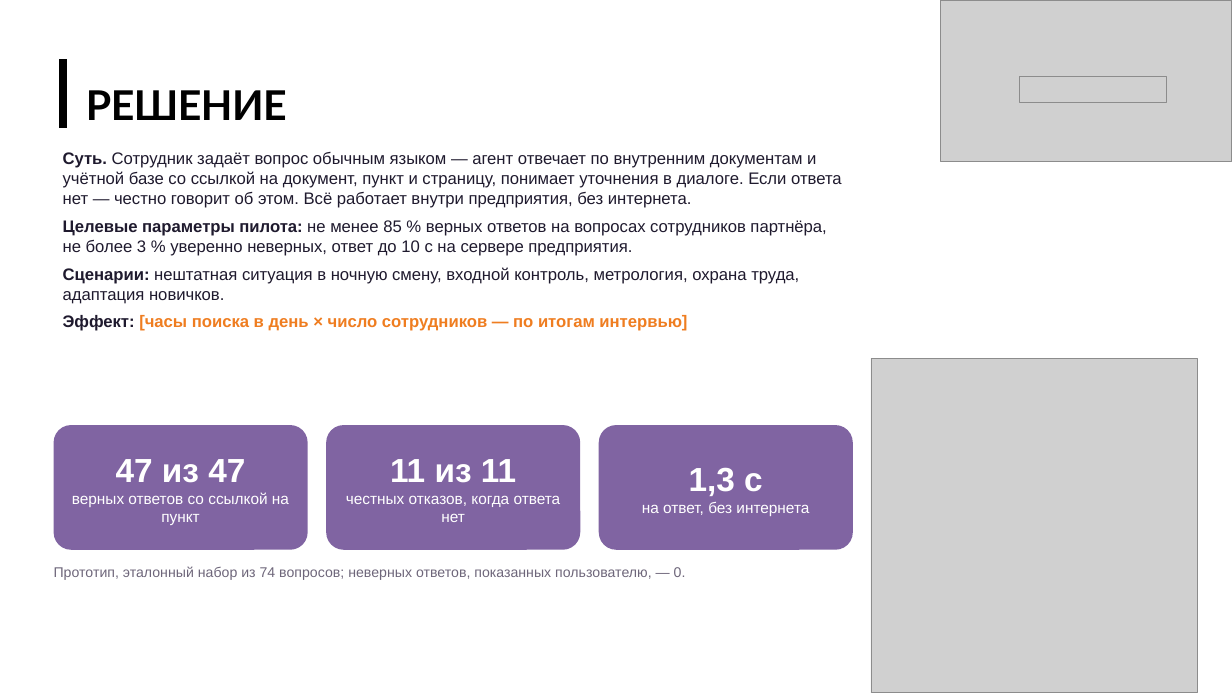
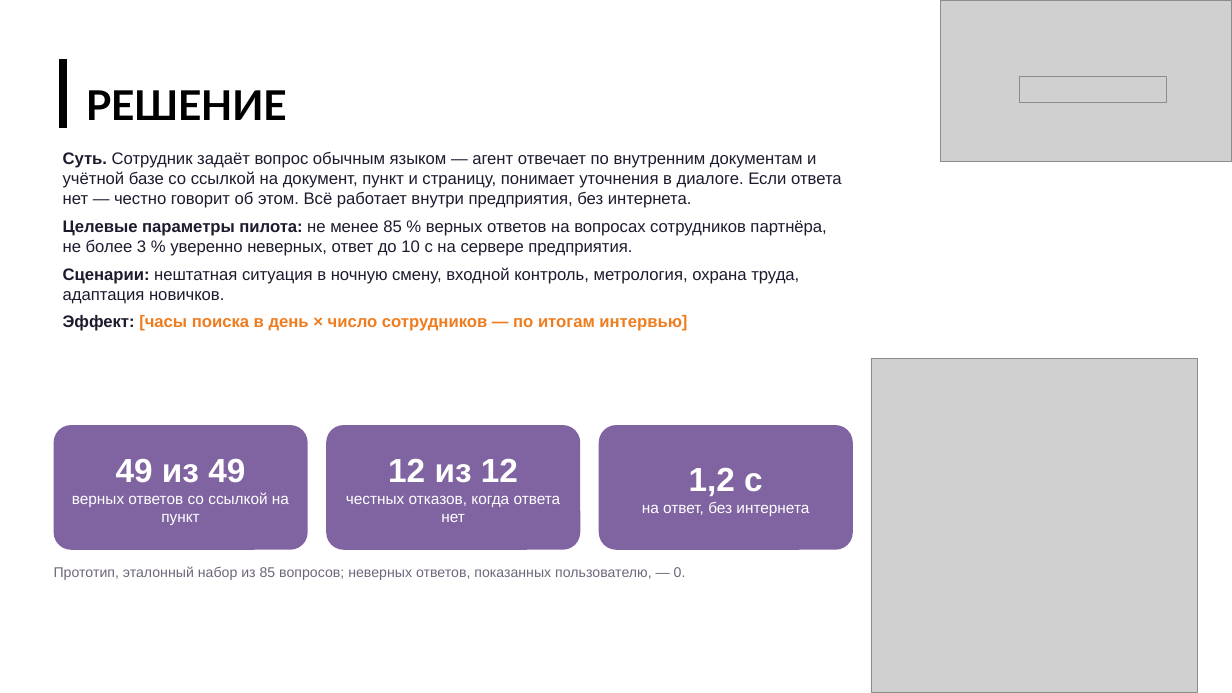
Before and after one commit to imaO0O/acselerator, a slide deck: slide 3 of docs/slides/prezentatsiya_chernovik.pptx. Drawn at 1232x693 pixels with LibreOffice and Linux fonts; fonts in the diff are those of the drawing; grey boxes stand for pictures; background and template pictures are left out. Boxes give left, top, right and bottom in pixels: in the first picture for what was removed or moved away, otherwise in the second. Text is boxed around its words. In the diff, an @@ line names an element or a change of style, - is before the commit and + after.

Commit message:
Пробелы в документации закрываются сами; итоговые прогоны этапа 6
- тема без ответа уходит в «Закрытые пробелы», когда агент начинает на неё отвечать под той же ролью;
  столбец «Ответ есть для ролей» — когда дело в правах доступа, а не в документах
- эталон: сдвиг дат учётной базы считается после каждого ответа (прогон через полночь)
- прогоны: эталон 85 из 85 в трёх режимах (1,2 / 2,3 / 4,4 с), вопросы «с ходу» 38 из 38, повтор без расхождений
- переснятые кадры 09–11, слайд архитектуры, задачи команды

```diff
--- a/docs/slides/prezentatsiya_chernovik.pptx
+++ b/docs/slides/prezentatsiya_chernovik.pptx
@@ text in rounded rectangle at [116, 458, 245, 483]: text changed @@
-47 из 47
+49 из 49
@@ text in rounded rectangle at [388, 458, 518, 483]: text changed @@
-11 из 11
+12 из 12
@@ text in rounded rectangle at [689, 467, 763, 496]: text changed @@
-1,3 с
+1,2 с
@@ text at [54, 566, 686, 580]: text changed @@
-Прототип, эталонный набор из 74 вопросов; неверных ответов, показанных пользователю, — 0.
+Прототип, эталонный набор из 85 вопросов; неверных ответов, показанных пользователю, — 0.
```
Also in this commit, not shown: 6 other slides changed, 26 other files.
